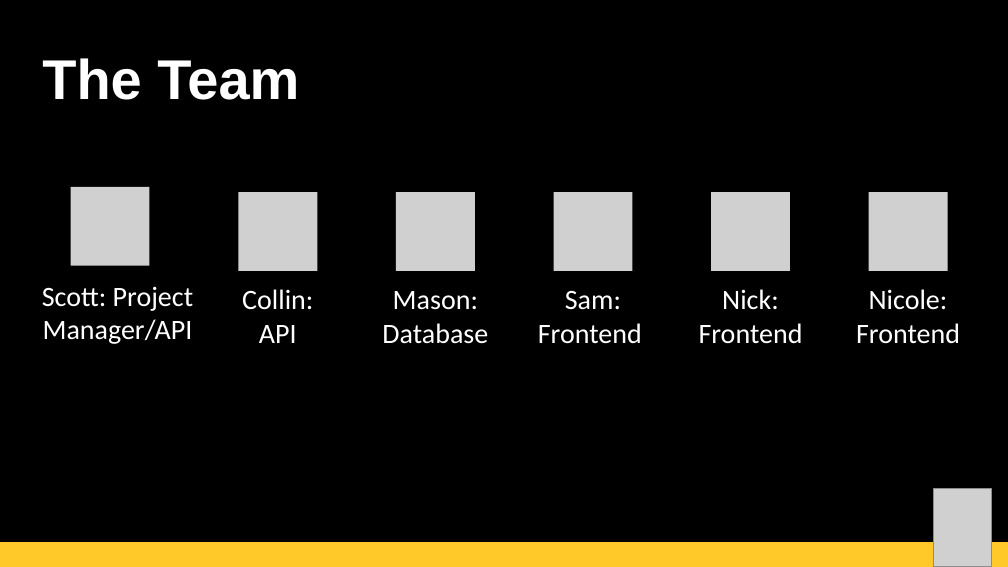
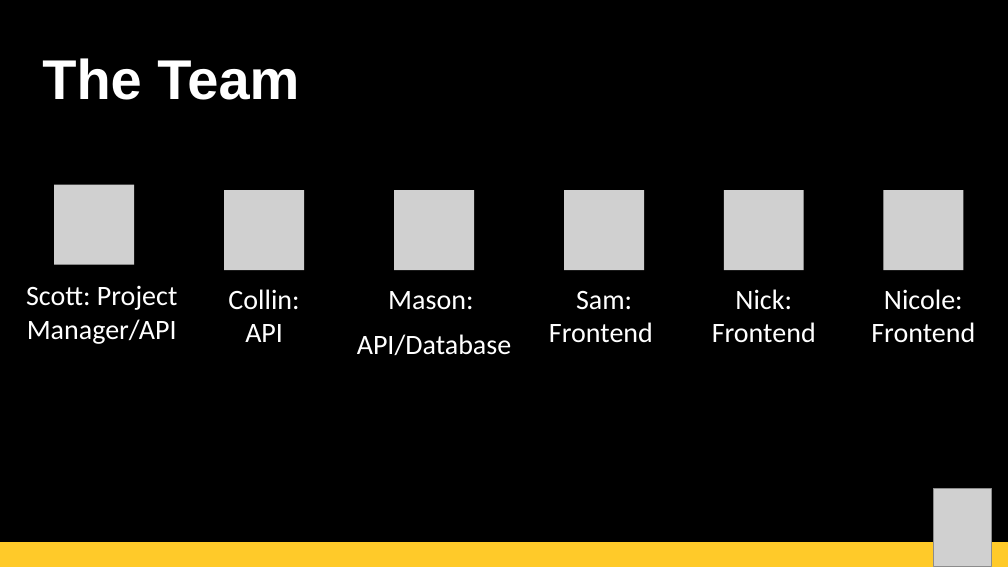
Before and after one commit to bmasondavis/Small-Project-COP4331, a slide deck: slide 2 of UCF Contact Manager-Final.pptx. Drawn at 1008x567 pixels with LibreOffice and Linux fonts; fonts in the diff are those of the drawing; grey boxes stand for pictures. Boxes give left, top, right and bottom in pixels: in the first picture for what was removed or moved away, otherwise in the second. Text is boxed around its words. In the diff, an @@ line names an element or a change of style, - is before the commit and + after.

Commit message:
fixed roles

```diff
--- a/UCF Contact Manager-Final.pptx
+++ b/UCF Contact Manager-Final.pptx
@@ 2 texts, 2 pictures: place and size @@
-2 texts, 2 pictures at (42,186,318,344)
+2 texts, 2 pictures at (26,184,303,344)
@@ picture: place and size @@
-picture at (553,193,632,271)
+picture at (564,191,644,270)
@@ 2 texts, 2 pictures: place and size @@
-2 texts, 2 pictures at (699,193,960,344)
+2 texts, 2 pictures at (712,191,975,343)
@@ text at (357,291,511,355): text changed @@
-Mason: Database
+Mason:
+API/Database
@@ text "Sam: Frontend": place and size @@
-text "Sam: Frontend" at (538,290,642,344)
+text "Sam: Frontend" at (549,291,653,343)
```
